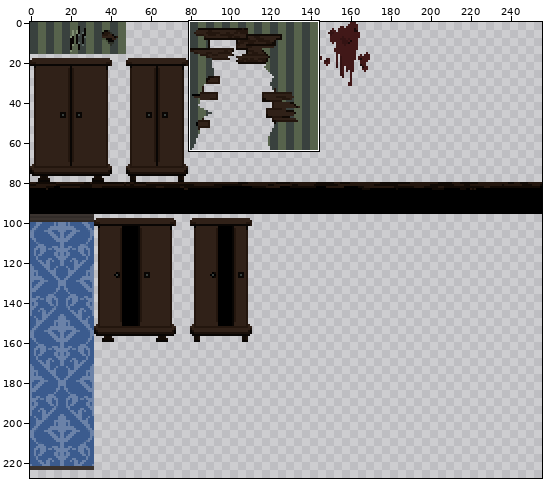
A sprite sheet gets an edit: core/assets/mansion_tiles.png. Above: a wide view before the commit, with the close-up outlined.
Close-up. Old version:
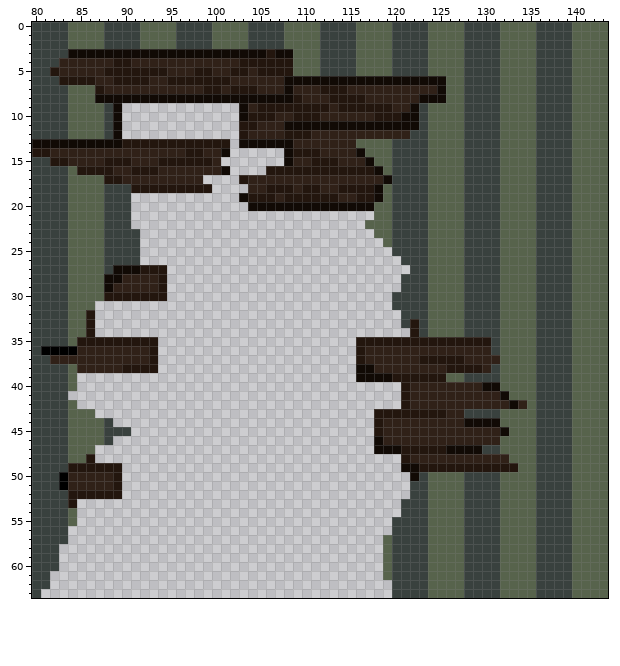
The file is 256x256 pixels. Colours within 5 levels of each other are drawn and written as one. Shown: x 80..143, y 0..63. The wide view leaves out empty margins.
After:
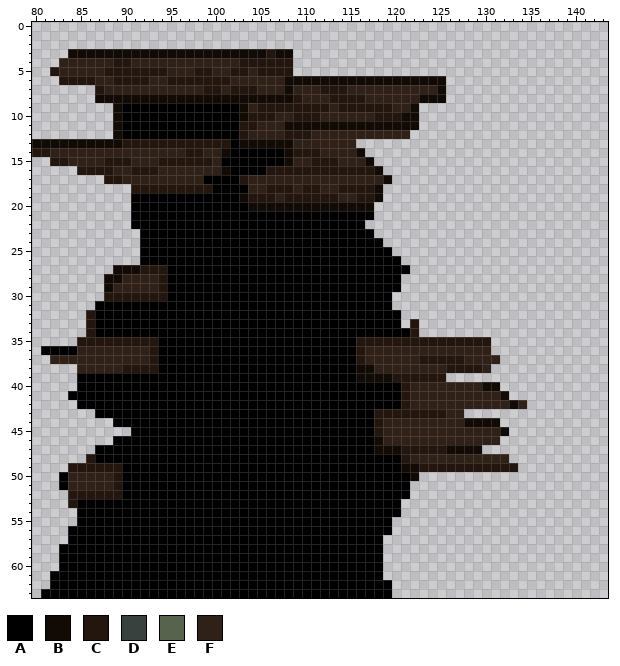
Palette (. is transparent): A #000000  B #110a05  C #23160e  D #39413e  E #57634c  F #302118
Edits made:
y 0..2: x 80..143 DDDDEEEEDDDDEEEEDDDDEEEEDDDDEEEEDDDDEEEEDDDDEEEEDDDDEEEEDDDDEEEE -> ................................................................
y 3: x 80..83 DDDD -> ....; x 109..143 EEEDDDDEEEEDDDDEEEEDDDDEEEEDDDDEEEE -> ...................................
y 4: x 80..82 DDD -> ...; x 109..143 EEEDDDDEEEEDDDDEEEEDDDDEEEEDDDDEEEE -> ...................................
y 5: x 80..81 DD -> ..; x 109..143 EEEDDDDEEEEDDDDEEEEDDDDEEEEDDDDEEEE -> ...................................
y 6: x 80..82 DDD -> ...; x 126..143 EEDDDDEEEEDDDDEEEE -> ..................
y 7..8: x 80..86 DDDDEEE -> .......; x 126..143 EEDDDDEEEEDDDDEEEE -> ..................
y 9..11: x 80..88 DDDDEEEED -> .........; x 90..102 ............. -> AAAAAAAAAAAAA; x 123..143 DEEEEDDDDEEEEDDDDEEEE -> .....................
y 12: x 80..88 DDDDEEEED -> .........; x 90..102 ............. -> AAAAAAAAAAAAA; x 122..143 DDEEEEDDDDEEEEDDDDEEEE -> ......................
y 13: x 102 . -> A; x 116..143 EEEEDDDDEEEEDDDDEEEEDDDDEEEE -> ............................
y 14: x 102..107 ...... -> AAAAAA; x 117..143 EEEDDDDEEEEDDDDEEEEDDDDEEEE -> ...........................
y 15: x 80..81 DD -> ..; x 101..107 ....... -> AAAAAAA; x 118..143 EEDDDDEEEEDDDDEEEEDDDDEEEE -> ..........................
y 16: x 80..84 DDDDE -> .....; x 102..105 .... -> AAAA; x 119..143 EDDDDEEEEDDDDEEEEDDDDEEEE -> .........................
y 17: x 80..87 DDDDEEEE -> ........; x 99..102 .... -> AAAA; x 120..143 DDDDEEEEDDDDEEEEDDDDEEEE -> ........................
y 18: x 80..90 DDDDEEEEDDD -> ...........; x 100..103 .... -> AAAA; x 119..143 EDDDDEEEEDDDDEEEEDDDDEEEE -> .........................
y 19: x 80..102 DDDDEEEEDDD............ -> ...........AAAAAAAAAAAA; x 119..143 EDDDDEEEEDDDDEEEEDDDDEEEE -> .........................
y 20: x 80..103 DDDDEEEEDDD............. -> ...........AAAAAAAAAAAAA; x 118..143 EEDDDDEEEEDDDDEEEEDDDDEEEE -> ..........................
y 21: x 80..143 DDDDEEEEDDD...........................EEDDDDEEEEDDDDEEEEDDDDEEEE -> ...........AAAAAAAAAAAAAAAAAAAAAAAAAAA..........................
y 22: x 80..143 DDDDEEEEDDD..........................EEEDDDDEEEEDDDDEEEEDDDDEEEE -> ...........AAAAAAAAAAAAAAAAAAAAAAAAAA...........................
y 23: x 80..143 DDDDEEEEDDDD..........................EEDDDDEEEEDDDDEEEEDDDDEEEE -> ............AAAAAAAAAAAAAAAAAAAAAAAAAA..........................
y 24: x 80..143 DDDDEEEEDDDD...........................EDDDDEEEEDDDDEEEEDDDDEEEE -> ............AAAAAAAAAAAAAAAAAAAAAAAAAAA.........................
y 25: x 80..143 DDDDEEEEDDDD............................DDDDEEEEDDDDEEEEDDDDEEEE -> ............AAAAAAAAAAAAAAAAAAAAAAAAAAAA........................
y 26: x 80..143 DDDDEEEEDDDD.............................DDDEEEEDDDDEEEEDDDDEEEE -> ............AAAAAAAAAAAAAAAAAAAAAAAAAAAAA.......................
y 27: x 80..88 DDDDEEEED -> .........; x 95..143 ...........................DDEEEEDDDDEEEEDDDDEEEE -> AAAAAAAAAAAAAAAAAAAAAAAAAAA......................
y 28..29: x 80..87 DDDDEEEE -> ........; x 95..143 ..........................DDDEEEEDDDDEEEEDDDDEEEE -> AAAAAAAAAAAAAAAAAAAAAAAAAA.......................
y 30: x 80..87 DDDDEEEE -> ........; x 95..143 .........................DDDDEEEEDDDDEEEEDDDDEEEE -> AAAAAAAAAAAAAAAAAAAAAAAAA........................
y 31: x 80..143 DDDDEEE.................................DDDDEEEEDDDDEEEEDDDDEEEE -> .......AAAAAAAAAAAAAAAAAAAAAAAAAAAAAAAAA........................
y 32: x 80..85 DDDDEE -> ......; x 87..143 ..................................DDDEEEEDDDDEEEEDDDDEEEE -> AAAAAAAAAAAAAAAAAAAAAAAAAAAAAAAAAA.......................
y 33: x 80..85 DDDDEE -> ......; x 87..121 ..................................D -> AAAAAAAAAAAAAAAAAAAAAAAAAAAAAAAAAA.; x 123..143 DEEEEDDDDEEEEDDDDEEEE -> .....................
y 34: x 80..85 DDDDEE -> ......; x 87..121 ................................... -> AAAAAAAAAAAAAAAAAAAAAAAAAAAAAAAAAAA; x 123..143 DEEEEDDDDEEEEDDDDEEEE -> .....................
y 35: x 80..84 DDDDE -> .....; x 94..115 ...................... -> AAAAAAAAAAAAAAAAAAAAAA; x 131..143 DEEEEDDDDEEEE -> .............
y 36: x 80 D -> .; x 94..115 ...................... -> AAAAAAAAAAAAAAAAAAAAAA; x 131..143 DEEEEDDDDEEEE -> .............
y 37: x 80..81 DD -> ..; x 94..115 ...................... -> AAAAAAAAAAAAAAAAAAAAAA; x 132..143 EEEEDDDDEEEE -> ............
y 38: x 80..84 DDDDE -> .....; x 94..115 ...................... -> AAAAAAAAAAAAAAAAAAAAAA; x 131..143 DEEEEDDDDEEEE -> .............
y 39: x 80..115 DDDDE............................... -> .....AAAAAAAAAAAAAAAAAAAAAAAAAAAAAAA; x 126..143 EEDDDDEEEEDDDDEEEE -> ..................
y 40: x 80..120 DDDDE.................................... -> .....AAAAAAAAAAAAAAAAAAAAAAAAAAAAAAAAAAAA; x 132..143 EEEEDDDDEEEE -> ............
y 41: x 80..120 DDDD..................................... -> ....AAAAAAAAAAAAAAAAAAAAAAAAAAAAAAAAAAAAA; x 133..143 EEEDDDDEEEE -> ...........
y 42: x 80..120 DDDDE.................................... -> .....AAAAAAAAAAAAAAAAAAAAAAAAAAAAAAAAAAAA; x 135..143 EDDDDEEEE -> .........
y 43: x 80..117 DDDDEEE............................... -> .......AAAAAAAAAAAAAAAAAAAAAAAAAAAAAAA; x 128..143 DDDDEEEEDDDDEEEE -> ................
y 44: x 80..117 DDDDEEEED............................. -> .........AAAAAAAAAAAAAAAAAAAAAAAAAAAAA; x 132..143 EEEEDDDDEEEE -> ............
y 45: x 80..117 DDDDEEEEDDD........................... -> ...........AAAAAAAAAAAAAAAAAAAAAAAAAAA; x 133..143 EEEDDDDEEEE -> ...........
y 46: x 80..117 DDDDEEEED............................. -> .........AAAAAAAAAAAAAAAAAAAAAAAAAAAAA; x 132..143 EEEEDDDDEEEE -> ............
y 47: x 80..117 DDDDEEE............................... -> .......AAAAAAAAAAAAAAAAAAAAAAAAAAAAAAA; x 130..143 DDEEEEDDDDEEEE -> ..............
y 48: x 80..85 DDDDEE -> ......; x 87..120 .................................. -> AAAAAAAAAAAAAAAAAAAAAAAAAAAAAAAAAA; x 133..143 EEEDDDDEEEE -> ...........
y 49: x 80..83 DDDD -> ....; x 90..120 ............................... -> AAAAAAAAAAAAAAAAAAAAAAAAAAAAAAA; x 134..143 EEDDDDEEEE -> ..........
y 50: x 80..82 DDD -> ...; x 90..121 ................................ -> AAAAAAAAAAAAAAAAAAAAAAAAAAAAAAAA; x 123..143 DEEEEDDDDEEEEDDDDEEEE -> .....................
y 51: x 80..82 DDD -> ...; x 90..143 ................................DDEEEEDDDDEEEEDDDDEEEE -> AAAAAAAAAAAAAAAAAAAAAAAAAAAAAAAA......................
y 52: x 80..83 DDDD -> ....; x 90..143 ................................DDEEEEDDDDEEEEDDDDEEEE -> AAAAAAAAAAAAAAAAAAAAAAAAAAAAAAAA......................
y 53: x 80..83 DDDD -> ....; x 85..143 ....................................DDDEEEEDDDDEEEEDDDDEEEE -> AAAAAAAAAAAAAAAAAAAAAAAAAAAAAAAAAAAA.......................
y 54: x 80..143 DDDDE....................................DDDEEEEDDDDEEEEDDDDEEEE -> .....AAAAAAAAAAAAAAAAAAAAAAAAAAAAAAAAAAAA.......................
y 55: x 80..143 DDDDE...................................DDDDEEEEDDDDEEEEDDDDEEEE -> .....AAAAAAAAAAAAAAAAAAAAAAAAAAAAAAAAAAA........................
y 56: x 80..143 DDDD....................................DDDDEEEEDDDDEEEEDDDDEEEE -> ....AAAAAAAAAAAAAAAAAAAAAAAAAAAAAAAAAAAA........................
y 57: x 80..143 DDDD...................................EDDDDEEEEDDDDEEEEDDDDEEEE -> ....AAAAAAAAAAAAAAAAAAAAAAAAAAAAAAAAAAA.........................
y 58..60: x 80..143 DDD....................................EDDDDEEEEDDDDEEEEDDDDEEEE -> ...AAAAAAAAAAAAAAAAAAAAAAAAAAAAAAAAAAAA.........................
y 61: x 80..143 DD.....................................EDDDDEEEEDDDDEEEEDDDDEEEE -> ..AAAAAAAAAAAAAAAAAAAAAAAAAAAAAAAAAAAAA.........................
y 62: x 80..143 DD......................................DDDDEEEEDDDDEEEEDDDDEEEE -> ..AAAAAAAAAAAAAAAAAAAAAAAAAAAAAAAAAAAAAA........................
y 63: x 80..143 D.......................................DDDDEEEEDDDDEEEEDDDDEEEE -> .AAAAAAAAAAAAAAAAAAAAAAAAAAAAAAAAAAAAAAA........................
Pixel boxes of the changes (left, top, right, bottom) in both close-ups:
changed: (32, 22, 608, 598)
